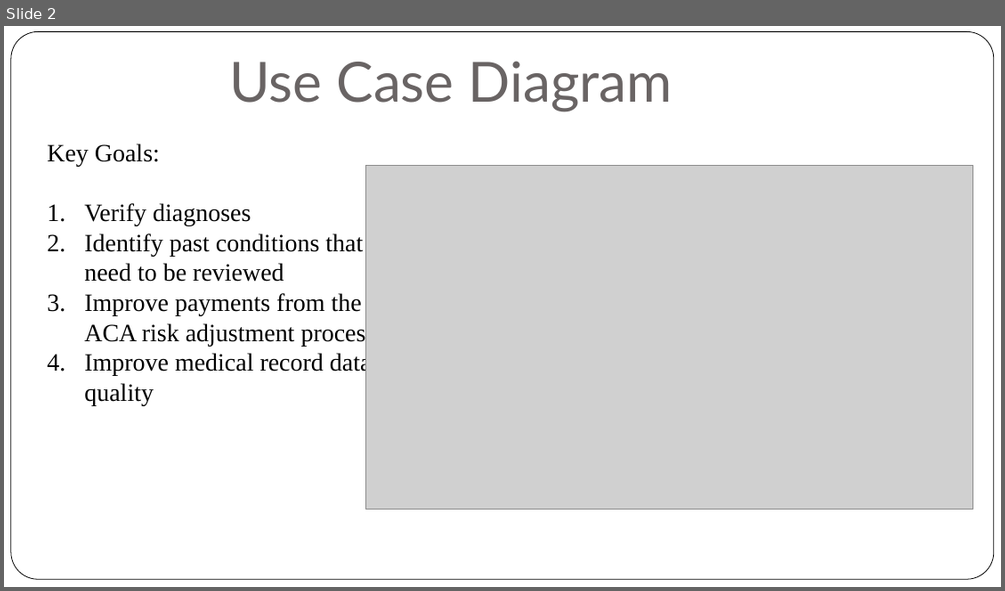
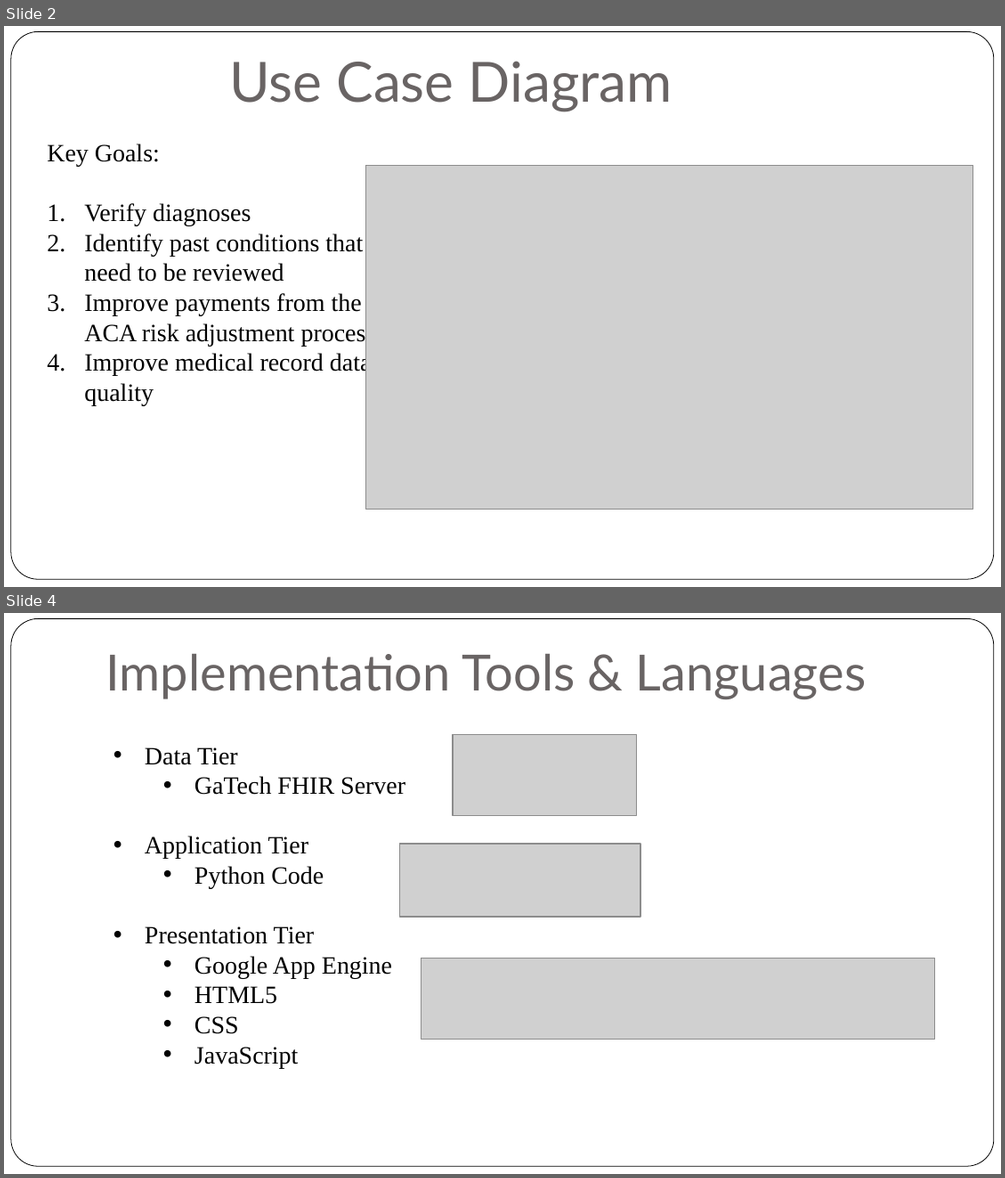
Before and after one commit to AnjaGuillory/FHIRED_Up, a slide deck: Team Deliverable 2/Technical Presentation - FHIRed Up.pptx. Shown one above the other, each under a label of ours: slide 2 before the commit, slides 2 and 4 after it; the slides between them are not shown. The pictures are 1005x591 and 1005x1178 pixels, drawn with LibreOffice and Linux fonts; fonts in the diff are those of the drawing; grey boxes stand for pictures. Boxes give left, top, right and bottom in pixels: in the first picture for what was removed or moved away, otherwise in the second. Text is boxed around its words. In the diff, an @@ line names an element or a change of style, - is before the commit and + after.

Commit message:
added wireframe images to the deliverable 2 presentation

```diff
--- a/Team Deliverable 2/Technical Presentation - FHIRed Up.pptx
+++ b/Team Deliverable 2/Technical Presentation - FHIRed Up.pptx
@@ slide 4 added at bbox=[4, 613, 1001, 1174], background #FFFFFF; not listed: 1 template element that a slide beside it also shows @@
@@ title added at bbox=[106, 654, 866, 699], 36 pt, text #696464 @@
+Implementation Tools & Languages
@@ picture added at bbox=[453, 735, 636, 815] @@
@@ text added at bbox=[145, 747, 405, 1068], 18 pt, text #000000 @@
+• Data Tier
+  • GaTech FHIR Server
+• Application Tier
+  • Python Code
+• Presentation Tier
+  • Google App Engine
+  • HTML5
+  • CSS
+  • JavaScript
@@ picture added at bbox=[400, 844, 641, 916] @@
@@ picture added at bbox=[421, 958, 935, 1039] @@
```
Also in this commit, not shown: 1 slide changed, 7 other slides added, 4 slides removed.
